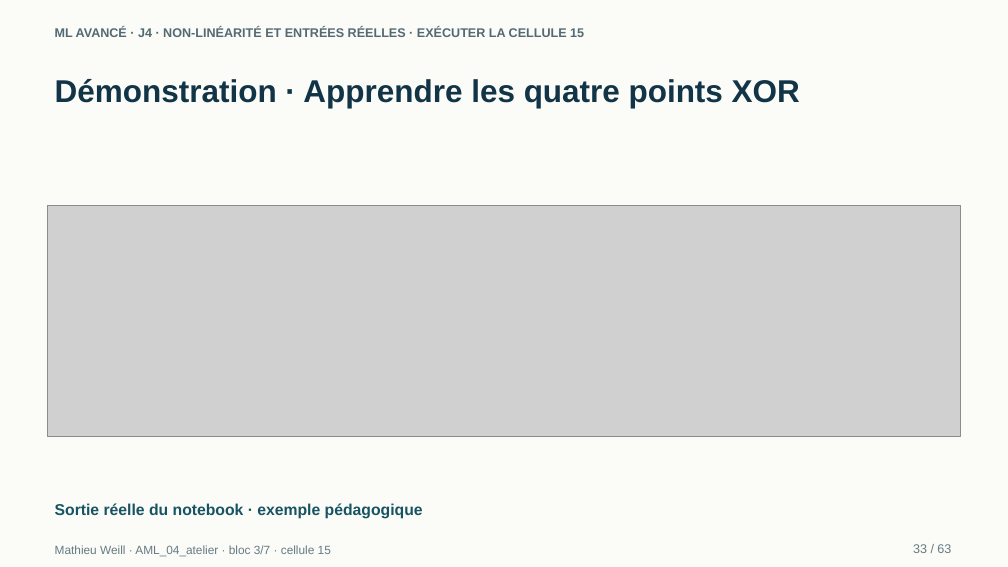
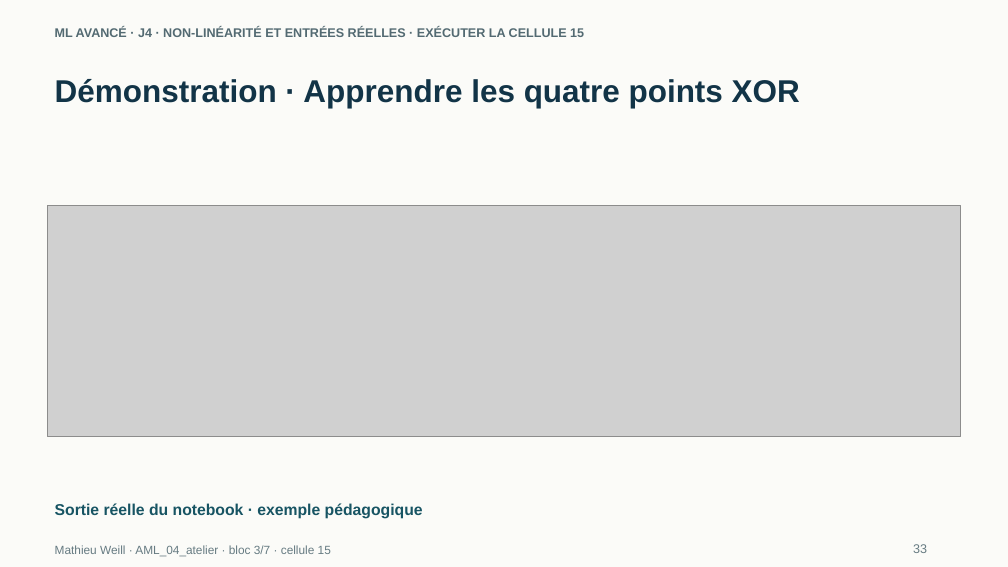
Before and after one commit to MathieuDWeill/ai-course-student, a slide deck: slide 41 of slides/ML_Avance_J4_Visuel_Etudiant.pptx (slide 33 before the commit). Drawn at 1008x567 pixels with LibreOffice and Linux fonts; fonts in the diff are those of the drawing; grey boxes stand for pictures. Boxes give left, top, right and bottom in pixels: in the first picture for what was removed or moved away, otherwise in the second. Text is boxed around its words. In the diff, an @@ line names an element or a change of style, - is before the commit and + after.

```diff
--- a/slides/ML_Avance_J4_Visuel_Etudiant.pptx
+++ b/slides/ML_Avance_J4_Visuel_Etudiant.pptx
@@ text at (913,544,927,553): text changed @@
-33 / 63
+33
```
Also in this commit, not shown: 62 other slides changed, 8 slides added, 4 other files.
